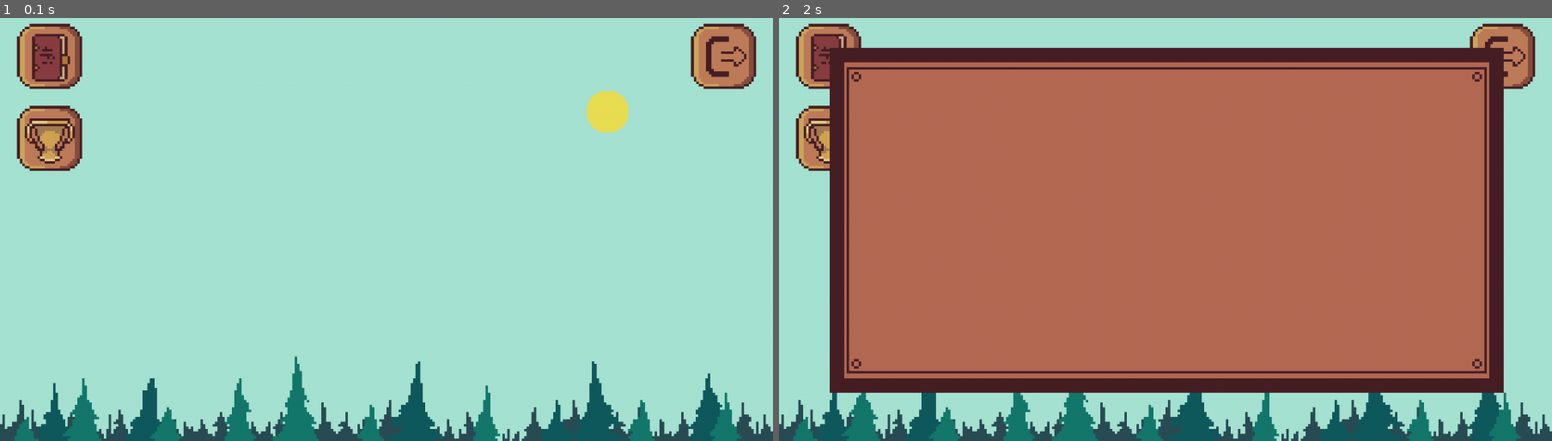
Above: before the commit, frames 1-2 (left to right).
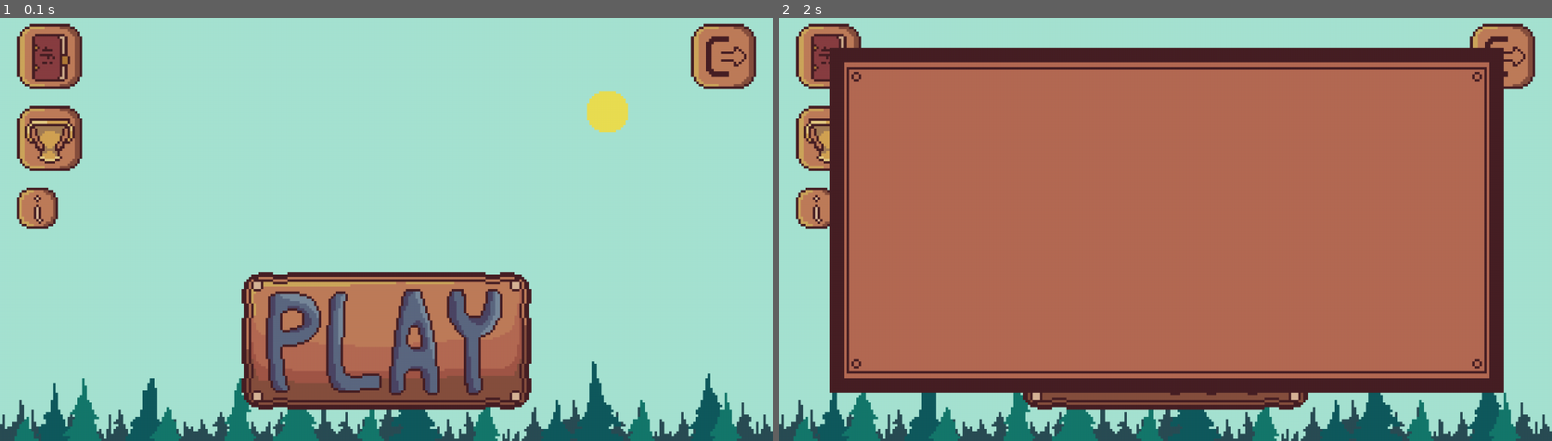
Above: after the commit, the same moments.

Repository: LenaSup/PyGame_project
Game: pygame game, started from main.py
The game is run twice, just before and just after one commit, with the same random seed, the same clock (stepped at 60 frames per second) and the same inputs.
Inputs (mouse positions are in pixels of both pictures, inside the frame that each line leads up to):
- Up to frame 1 (0.1 s): no input
- Up to frame 2 (2 s): click (1165, 339) at 0.38 s; click (825, 136) at 1.72 s

The runs differ from the first frame. In frame 1, 13% of the frame differs, in the area x 2-69%, y 39-93%; in frame 2, 1.9%.

Commit message:
дороботка

Diff:
--- a/main.py
+++ b/main.py
@@ -57,14 +57,28 @@
 class InfoBut(pygame.sprite.Sprite):    # Кнобка в меню
     def __init__(self, group, size):
         super().__init__(group)
-        pass
+        self.image = load_image('info_button.png')
+        self.image = pygame.transform.scale(self.image, ((size[0] // 320) * 17, (size[1] // 180) * 17))
+        self.rect = self.image.get_rect()
+        self.rect.left, self.rect.top = (size[0] // 320) * 7, (size[1] // 180) * 75
+        self.size = size
 
     def click(self, pos, screen):
         pass
 
 
 class PlayBut(pygame.sprite.Sprite):
-    pass
+    def __init__(self, group, size):
+        super().__init__(group)
+        self.image = load_image('play_button.png')
+        self.image = pygame.transform.scale(self.image, ((size[0] // 320) * 120, (size[1] // 180) * 57))
+        self.rect = self.image.get_rect()
+        self.rect.left, self.rect.top = (size[0] // 320) * 100, (size[1] // 180) * 110
+        self.size = size
+
+    def click(self, pos, screen):
+        if self.rect.collidepoint(pos):
+            pass
 
 
 class LearningBut(pygame.sprite.Sprite):    # Кнобка в меню
@@ -90,6 +104,18 @@
 
     def update(self):
         pass
+
+
+class CrossBtn():
+    pass
+
+
+class ArrowBtnLeft():
+    pass
+
+
+class ArrowBtnRight():
+    pass
 
 
 class StartMenu:    # стартовое меню
@@ -142,6 +168,10 @@
             pygame.display.flip()
 
 
+class Info():
+    pass
+
+
 def main():
     pygame.init()
     size = width, height = 1280, 720
@@ -152,6 +182,8 @@
     achievement_but = AchievementBut(start_menu_sprites, size, screen)
     learning_but = LearningBut(start_menu_sprites, size, screen)
     exit_but = ExitBut(start_menu_sprites, size)
+    play_but = PlayBut(start_menu_sprites, size)
+    info_btn = InfoBut(start_menu_sprites, size)
     start_menu = StartMenu(start_menu_sprites)    # Создание обекта стартового миню
     start_menu.start_menu_display(screen, size)   # Вывод меню при включение
     # ----
